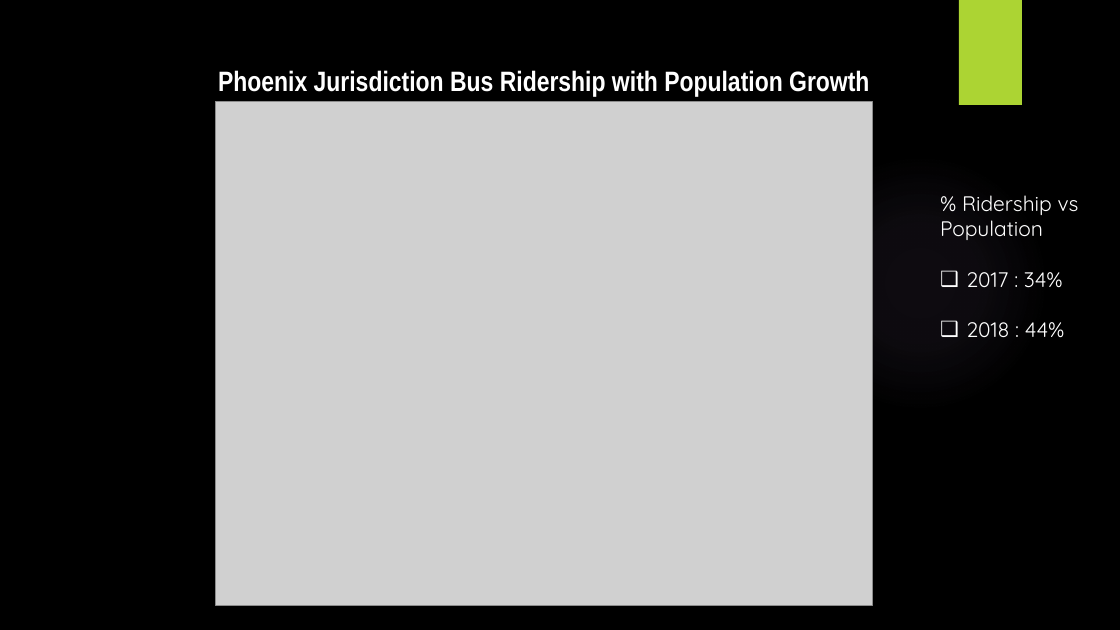
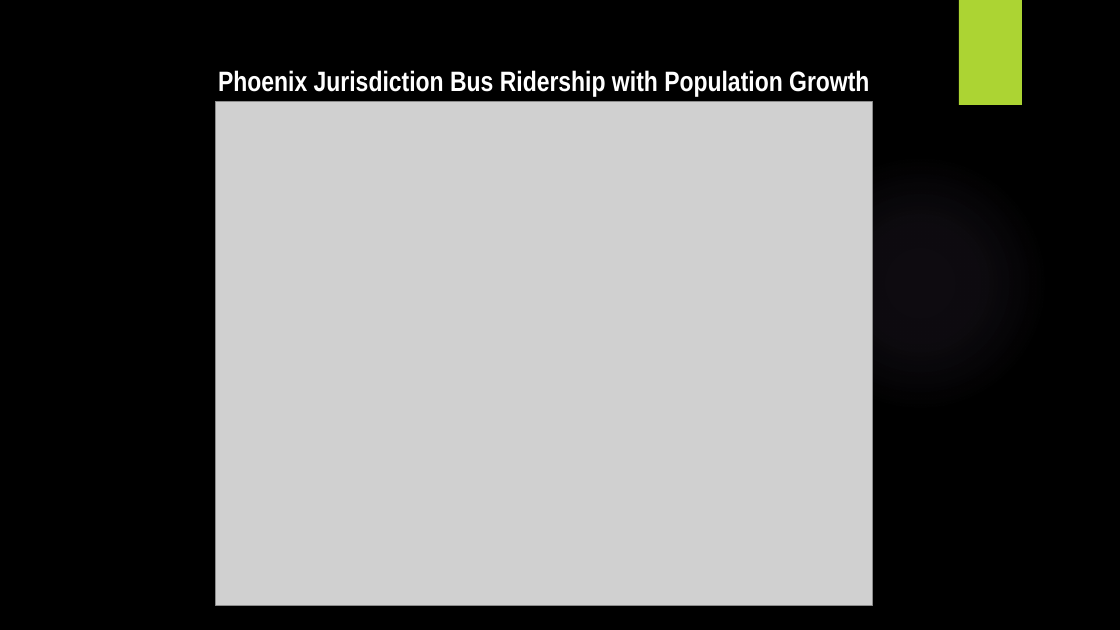
Before and after one commit to phil-wew/group_project1, a slide deck: slide 6 of Valley Metro-Group Project 1-Team 1 NEW.pptx. Drawn at 1120x630 pixels with LibreOffice and Linux fonts; fonts in the diff are those of the drawing; grey boxes stand for pictures; background and template pictures are left out. Boxes give left, top, right and bottom in pixels: in the first picture for what was removed or moved away, otherwise in the second. Text is boxed around its words. In the diff, an @@ line names an element or a change of style, - is before the commit and + after.

```diff
--- a/Valley Metro-Group Project 1-Team 1 NEW.pptx
+++ b/Valley Metro-Group Project 1-Team 1 NEW.pptx
@@ text removed at (940, 195, 1079, 338) @@
-% Ridership vs Population
-❑ 2017 : 34%
-❑ 2018 : 44%
```
Also in this commit, not shown: 2 other slides changed.
